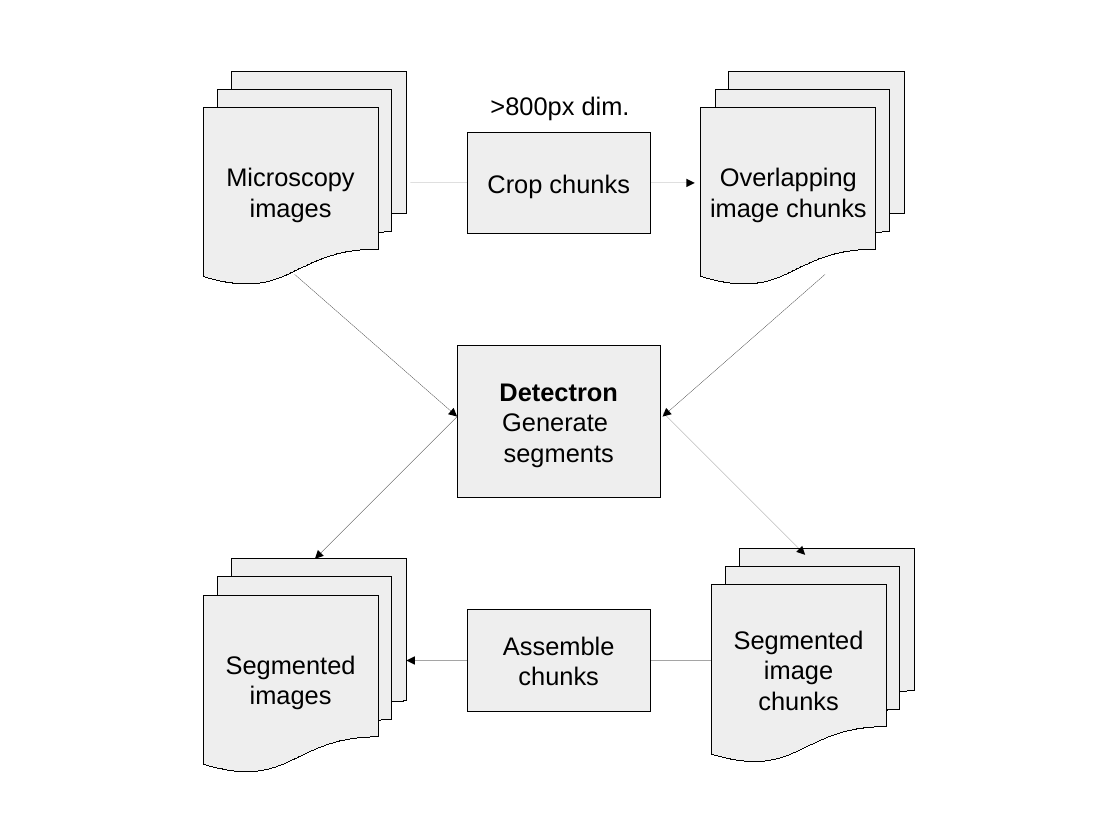
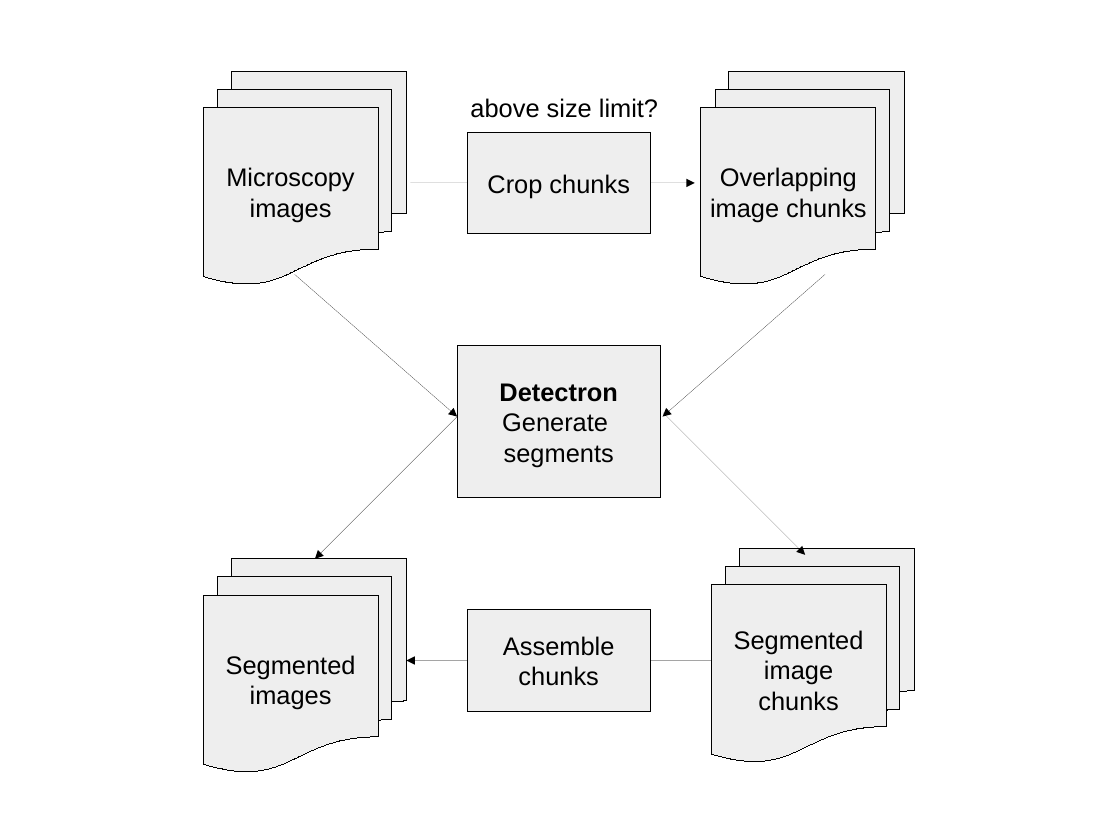
Before and after one commit to NCBI-Hackathons/CakeCell, a slide deck: slide 1 of workflow/diagram1.odp. Drawn at 1120x840 pixels with LibreOffice and Linux fonts; fonts in the diff are those of the drawing. Boxes give left, top, right and bottom in pixels: in the first picture for what was removed or moved away, otherwise in the second. Text is boxed around its words. In the diff, an @@ line names an element or a change of style, - is before the commit and + after.

Commit message:
change >800px to above size limit

```diff
--- a/workflow/diagram1.odp
+++ b/workflow/diagram1.odp
@@ text at [470, 98, 658, 118]: text changed @@
->800px dim.
+above size limit?
```
Also in this commit, not shown: 2 other files.
